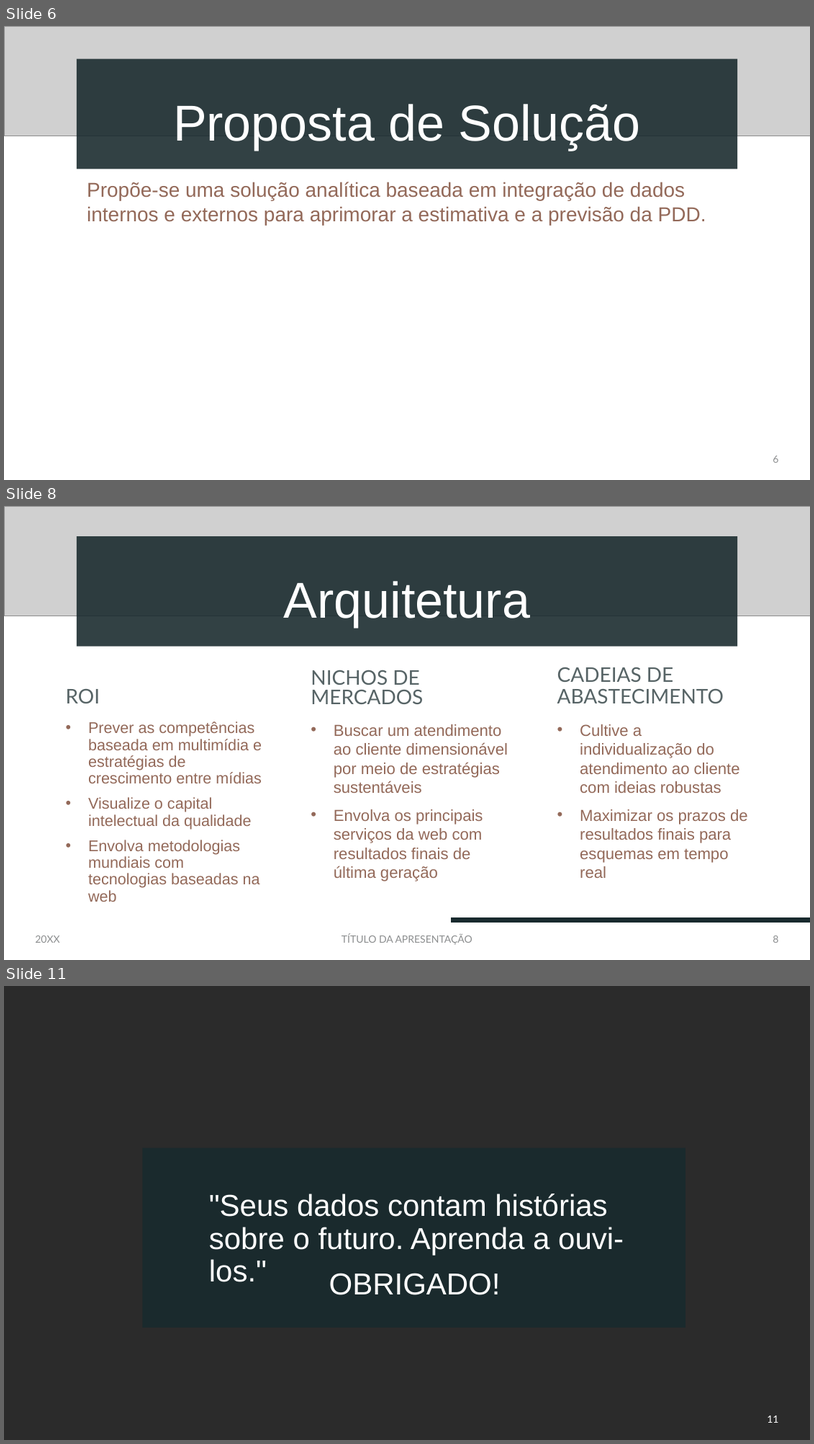
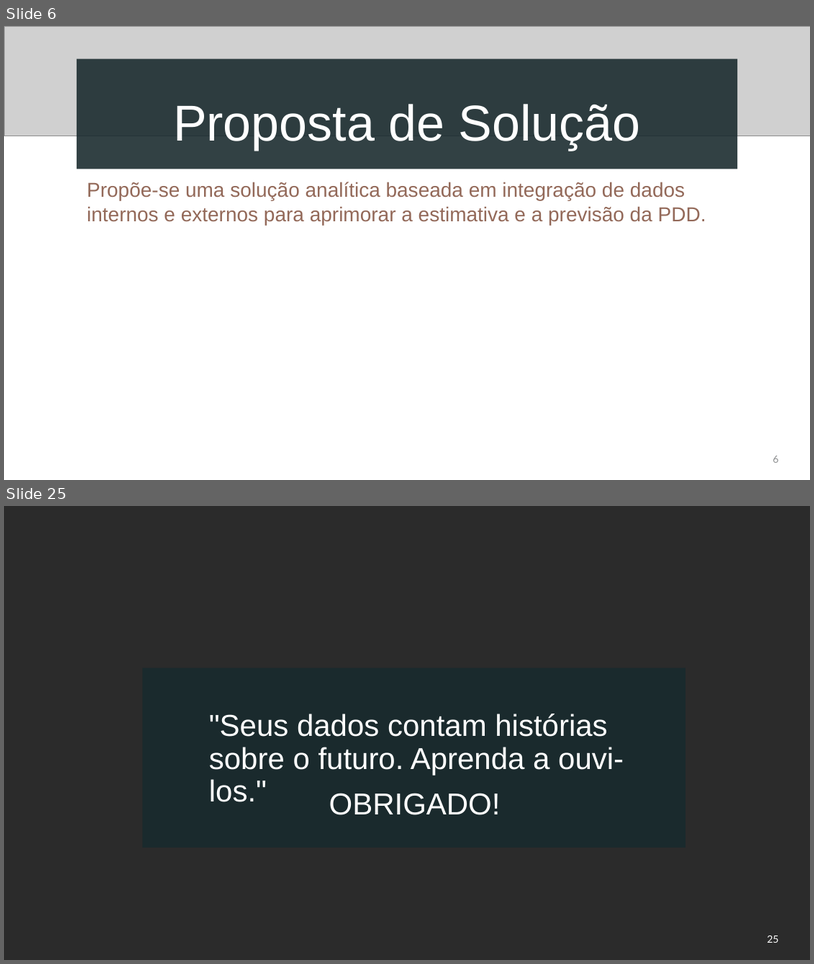
Before and after one commit to devbiadlima/pdd-analytics-etl, a slide deck: apresentacao/Apresentação.pptx. Shown one above the other, each under a label of ours: slides 6, 8 and 11 before the commit, slides 6 and 25 after it; the slides between them are not shown. The pictures are 814x1444 and 814x964 pixels, drawn with LibreOffice and Linux fonts; fonts in the diff are those of the drawing; grey boxes stand for pictures; background and template pictures are left out; a plain dark background stands for a picture behind light text. Boxes give left, top, right and bottom in pixels: in the first picture for what was removed or moved away, otherwise in the second. Text is boxed around its words. In the diff, an @@ line names an element or a change of style, - is before the commit and + after.

```diff
--- a/apresentacao/Apresentação.pptx
+++ b/apresentacao/Apresentação.pptx
@@ slide 8 removed at (x1=4, y1=506, x2=810, y2=960), background #FFFFFF @@
@@ picture removed at (x1=4, y1=506, x2=810, y2=616) @@
@@ title removed at (x1=77, y1=536, x2=738, y2=646) @@
-Arquitetura
@@ text removed at (x1=311, y1=669, x2=423, y2=704) @@
-NICHOS DE MERCADOS
@@ text removed at (x1=558, y1=667, x2=724, y2=703) @@
-CADEIAS DE ABASTECIMENTO
@@ text removed at (x1=66, y1=688, x2=100, y2=703) @@
-ROI
@@ text removed at (x1=88, y1=721, x2=262, y2=901) @@
-• Prever as competências baseada em multimídia e estratégias de crescimento entre mídias
-• Visualize o capital intelectual da qualidade
-• Envolva metodologias mundiais com tecnologias baseadas na web
@@ text removed at (x1=334, y1=724, x2=508, y2=881) @@
-• Buscar um atendimento ao cliente dimensionável por meio de estratégias sustentáveis
-• Envolva os principais serviços da web com resultados finais de última geração
@@ text removed at (x1=580, y1=724, x2=748, y2=878) @@
-• Cultive a individualização do atendimento ao cliente com ideias robustas
-• Maximizar os prazos de resultados finais para esquemas em tempo real
@@ text removed at (x1=35, y1=935, x2=59, y2=942) @@
-20XX
@@ text removed at (x1=342, y1=933, x2=473, y2=944) @@
-TÍTULO DA APRESENTAÇÃO
@@ line removed from (452, 920) to (810, 920) @@
@@ page number removed at (x1=773, y1=935, x2=779, y2=942) @@
-8
@@ what was slide 11 is now slide 25 @@
@@ page number at (x1=767, y1=935, x2=779, y2=942): text changed @@
-11
+25
```
Also in this commit, not shown: 2 slides changed, 17 slides added, 3 other slides removed, 1 other file.
